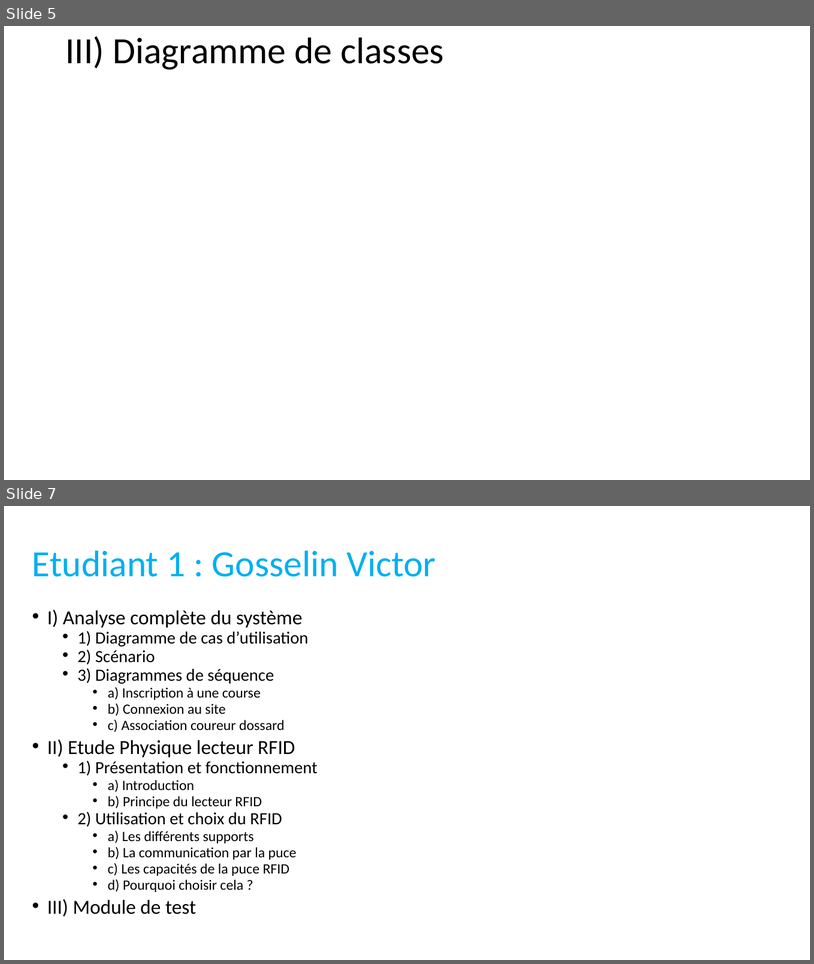
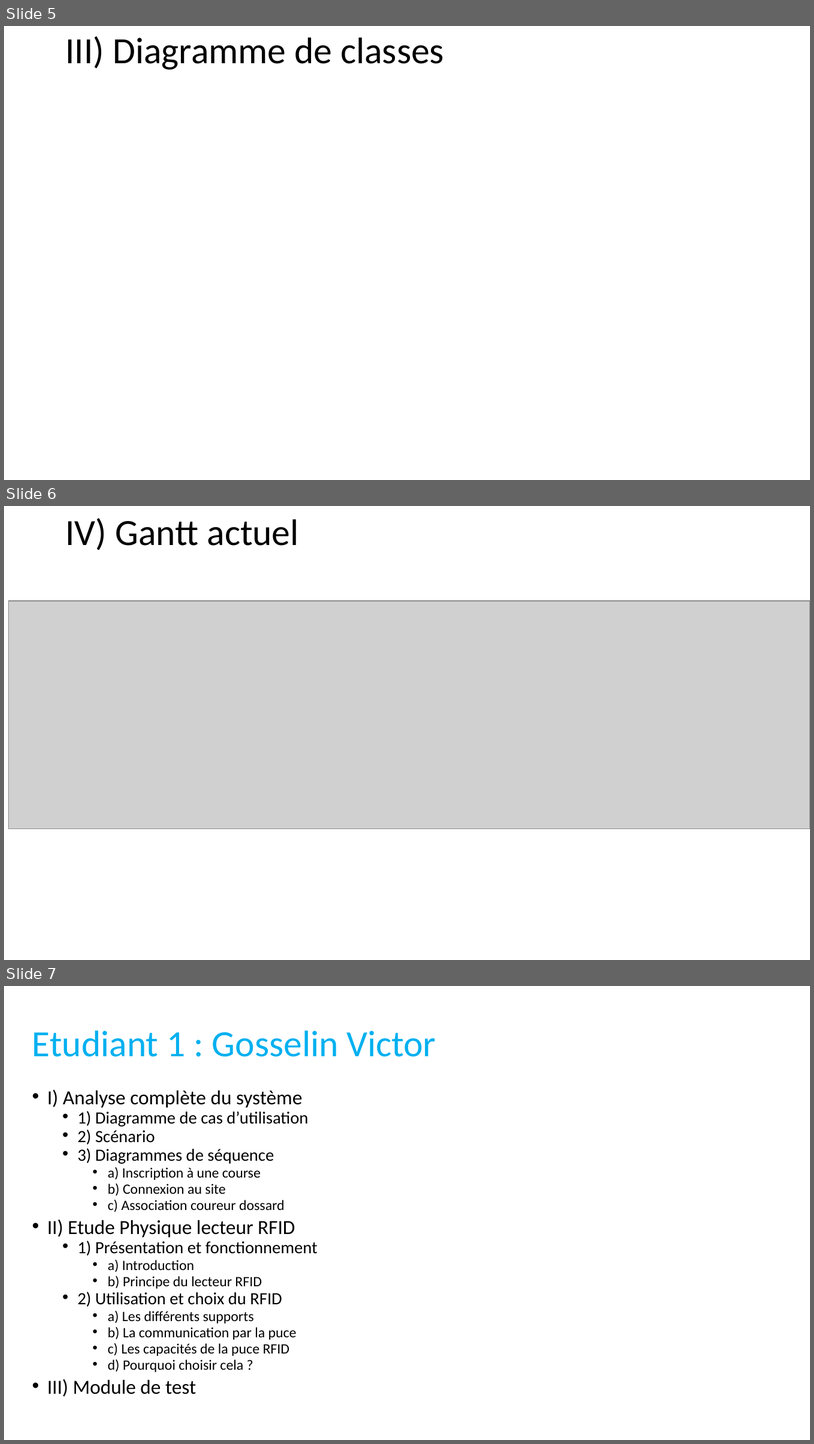
Before and after one commit to Maja2308/Projet_Cross, a slide deck: Diagrammes Communs/Presentation_Revue0.pptx. Shown one above the other, each under a label of ours: slides 5 and 7 before the commit, slides 5, 6 and 7 after it; the slides between them are not shown. The pictures are 814x964 and 814x1444 pixels, drawn with LibreOffice and Linux fonts; fonts in the diff are those of the drawing; grey boxes stand for pictures. Boxes give left, top, right and bottom in pixels: in the first picture for what was removed or moved away, otherwise in the second. Text is boxed around its words. In the diff, an @@ line names an element or a change of style, - is before the commit and + after.

```diff
--- a/Diagrammes Communs/Presentation_Revue0.pptx
+++ b/Diagrammes Communs/Presentation_Revue0.pptx
@@ slide 6 added at [4, 506, 810, 960], background #FFFFFF @@
@@ title added at [65, 518, 299, 550], 44 pt, text #000000 @@
+IV) Gantt actuel
@@ picture added at [8, 601, 810, 829] @@
```
Also in this commit, not shown: 2 slides changed, 5 other slides added, 1 slide removed, 3 other files.
